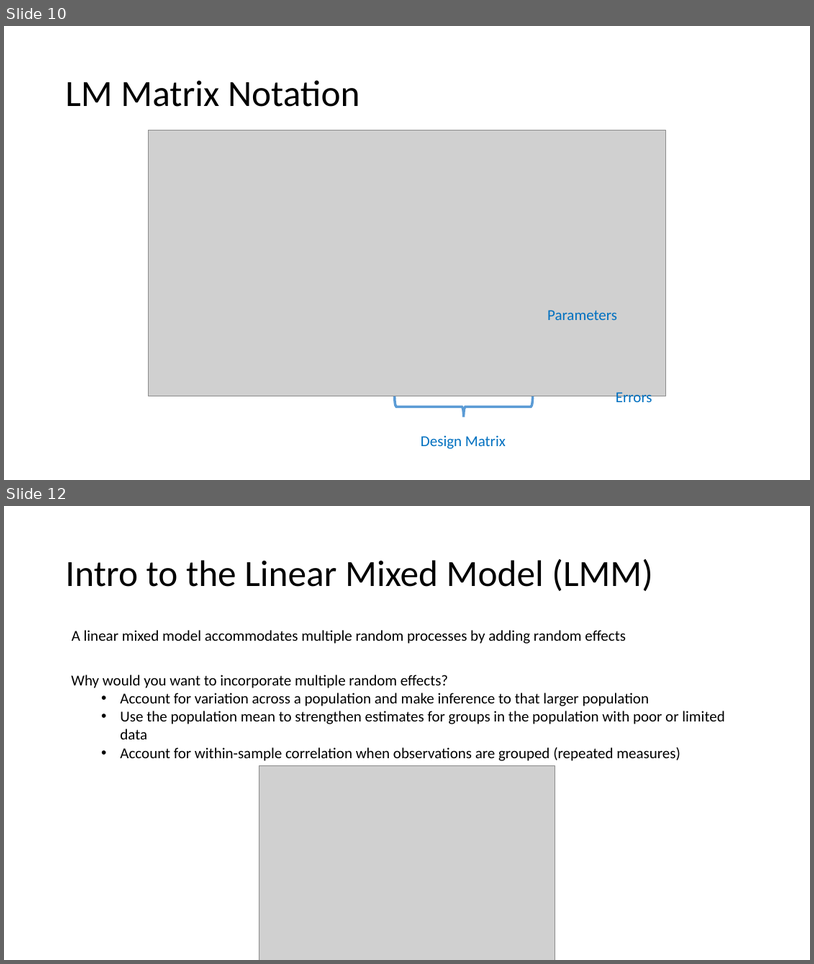
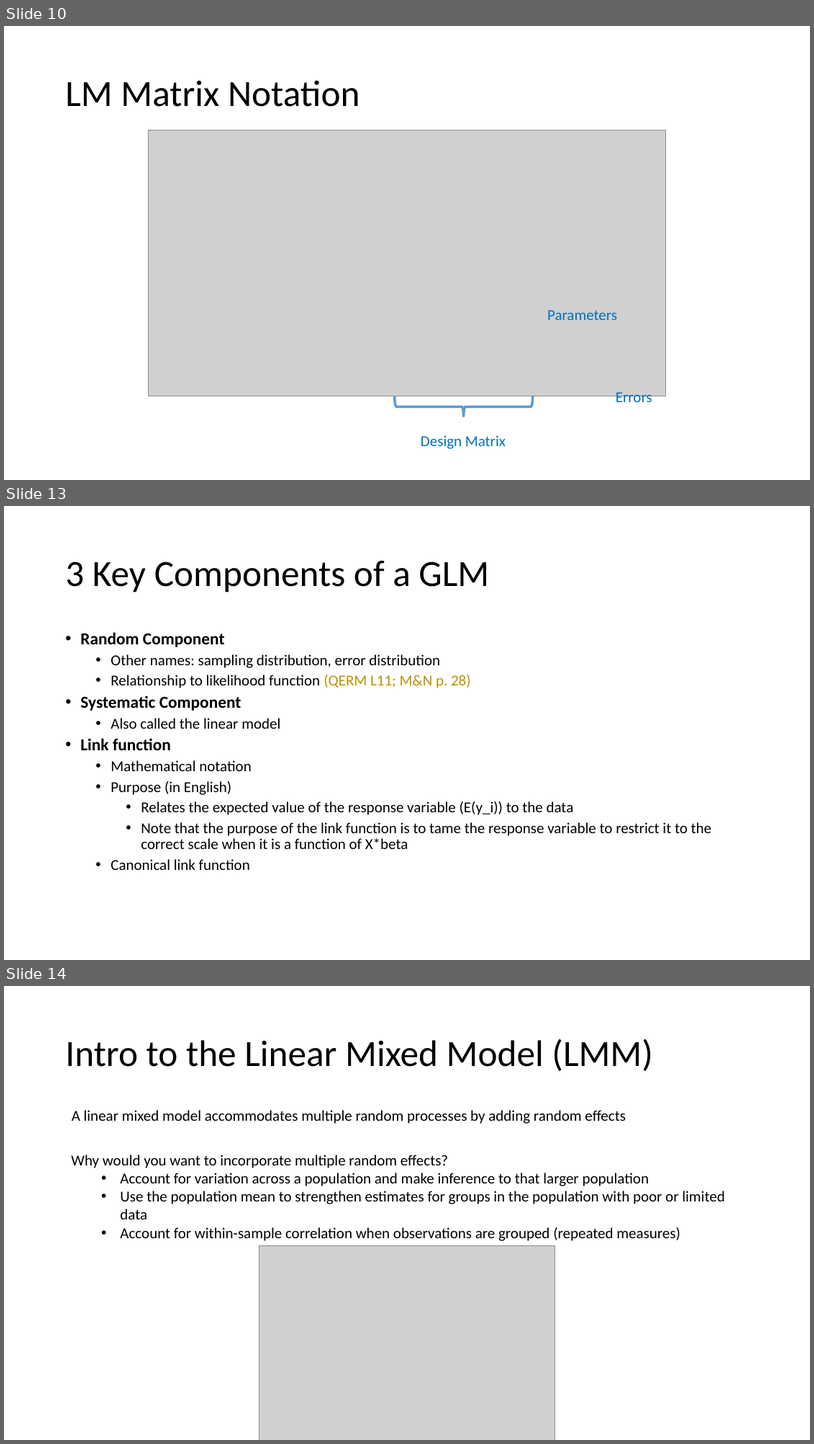
Before and after one commit to ELaBrecque-MMC/RegressionModelOverview, a slide deck: Notes/RegressionModelOverview.pptx. Shown one above the other, each under a label of ours: slides 10 and 12 before the commit, slides 10, 13 and 14 after it; the slides between them are not shown. The pictures are 814x964 and 814x1444 pixels, drawn with LibreOffice and Linux fonts; fonts in the diff are those of the drawing; grey boxes stand for pictures. Boxes give left, top, right and bottom in pixels: in the first picture for what was removed or moved away, otherwise in the second. Text is boxed around its words. In the diff, an @@ line names an element or a change of style, - is before the commit and + after.

```diff
--- a/Notes/RegressionModelOverview.pptx
+++ b/Notes/RegressionModelOverview.pptx
@@ slide 13 added at (4, 506, 810, 960), background #FFFFFF @@
@@ title added at (65, 560, 489, 592), 44 pt, text #000000 @@
+3 Key Components of a GLM
@@ text added at (80, 632, 712, 870), 18 pt, text #000000 @@
+    • Random Component
+        • Other names: sampling distribution, error distribution
+        • Relationship to likelihood function (QERM L11; M&N p. 28)
+    • Systematic Component
+        • Also called the linear model
+    • Link function
+        • Mathematical notation
+        • Purpose (in English)
+            • Relates the expected value of the response variable (E(y_i)) to the data
+            • Note that the purpose of the link function is to tame the response variable to restrict it to the correct scale when it is a function of X*beta
+        • Canonical link function
@@ what was slide 12 is now slide 14 @@
```
Also in this commit, not shown: 1 slide changed, 1 other slide added.
